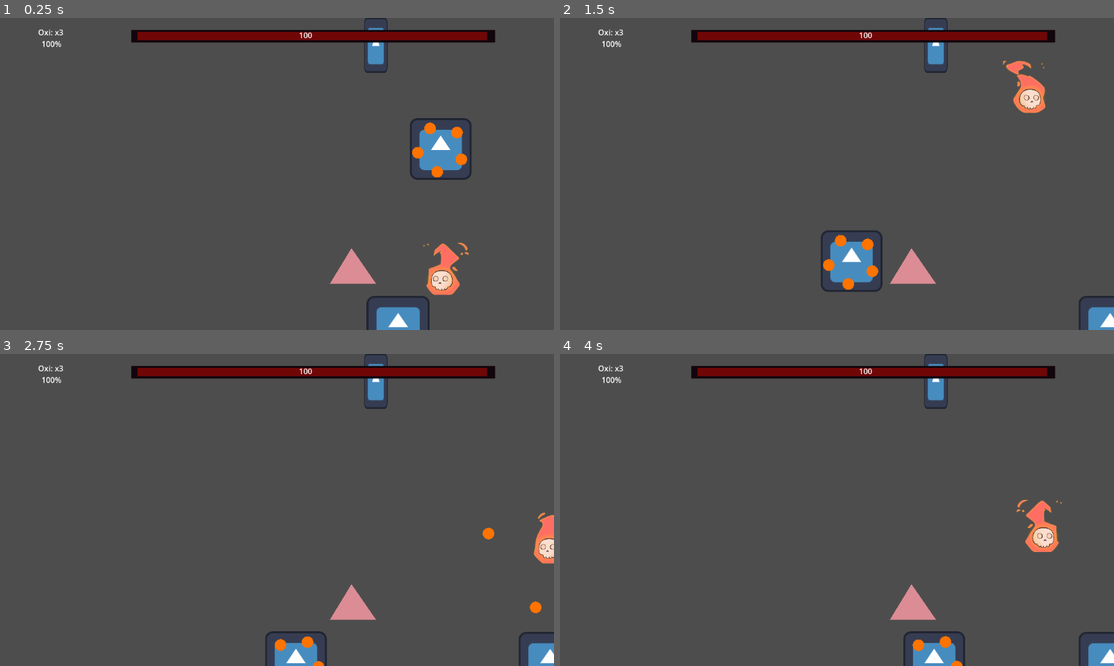
Above: before the commit, frames 1-4 (two rows, left to right).
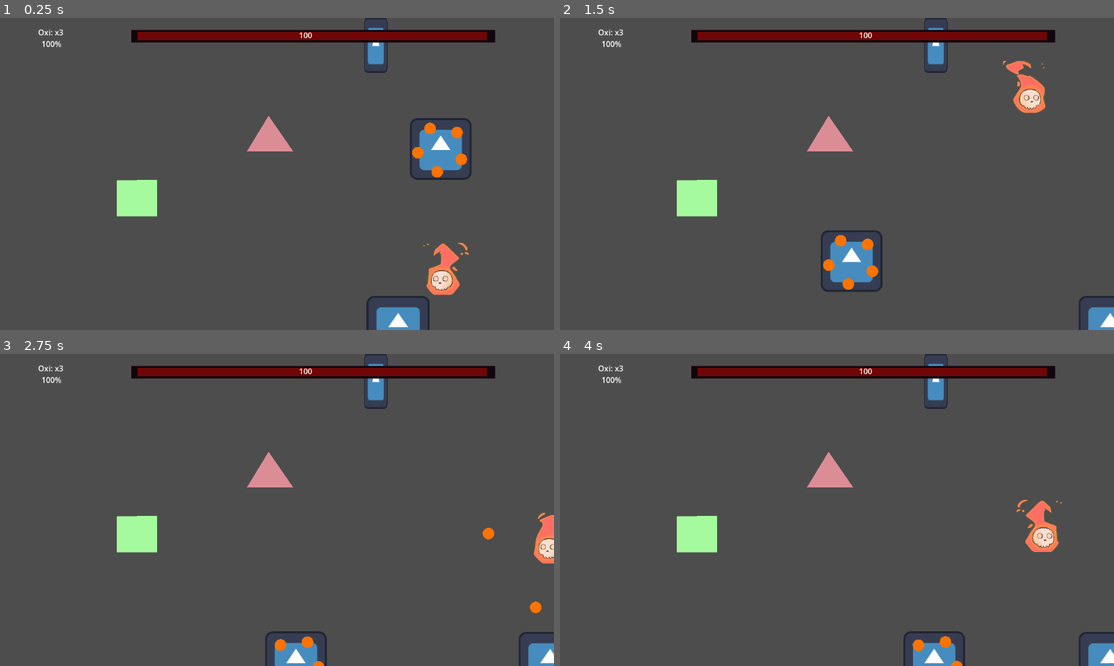
Above: after the commit, the same moments.

Repository: gsMolina02/GameJam
Game: Godot game, scene res://Scenes/escena_prueba.tscn
Two runs of this game, one before a commit and one after it. Both use one fixed random seed, a clock stepped at 60 frames per second and the inputs below. This scene is started directly instead of the project's main scene. The engine's default icon, where the game draws it, is replaced by a stand-in: a white triangle on a blue panel in a dark square.
Inputs (mouse positions are in pixels of both pictures, inside the frame that each line leads up to):
- Up to frame 1 (0.25 s): no input
- Up to frame 2 (1.5 s): tap Enter (ui_accept) at 0.5, 0.77 s; move the mouse to (958, 158) at 0.52 s; hold E (attack) 0.53-1.28 s; hold D (right) from 0.53 s (still down); click (958, 158) at 0.67 s; move the mouse to (726, 189) at 1.27 s; tap Q (switch_weapon) at 1.35 s
- Up to frame 3 (2.75 s): tap Enter (ui_accept) at 1.52 s; move the mouse to (332, 441) at 2.02 s; release D (right) at 2.03 s; hold A (left) from 2.03 s (still down); hold Space from 2.03 s (still down)
- Up to frame 4 (4 s): move the mouse to (809, 572) at 2.77 s; release A (left) at 2.78 s; release Space at 2.78 s; hold D (right) from 2.78 s (still down); tap E (attack) at 2.85 s; click (809, 572) at 2.92 s; tap Enter (ui_accept) at 3.02, 3.77 s; move the mouse to (1003, 556) at 3.52 s; tap Q (switch_weapon) at 3.6 s

The runs differ from the first frame. In frame 1, 1.8% of the frame differs, in the area x 21-68%, y 31-86%; in frame 2, 1.8%; in frame 3, 1.8%; in frame 4, 1.8%.

Commit message:
resuelto merges de leo con axel

Diff:
--- a/BomberoMichiGame/Scenes/escena_prueba.tscn
+++ b/BomberoMichiGame/Scenes/escena_prueba.tscn
@@ -16,6 +16,16 @@
 position = Vector2(305.00003, 466.00006)
 scale = Vector2(1.0224254, 0.9807179)
 objetivo = NodePath("../personajePrincipal")
+distancia_minima = null
+speed = null
+screen_margin = null
+clamp_to_viewport = null
+knockback_duration = null
+knockback_strength = null
+penetration_push = null
+dash_speed = null
+dash_duration = null
+dash_cooldown = null
 
 [node name="personajePrincipal" parent="." instance=ExtResource("2_1in75")]
 position = Vector2(512, 395.00006)
@@ -23,17 +33,47 @@
 
 [node name="jefe" parent="." instance=ExtResource("3_1in75")]
 position = Vector2(478, -76)
+direccion = null
+orbit_count = null
+orbit_radius = null
+orbit_angular_speed = null
+fire_rate = null
+respawn_delay = null
+launch_spread_deg = null
+launch_speed_multiplier = null
+max_health = null
+minion_spawn_interval = null
+min_spawn_distance = null
+speed = null
+screen_margin = null
+clamp_to_viewport = null
+knockback_duration = null
+knockback_strength = null
+penetration_push = null
+dash_speed = null
+dash_duration = null
+dash_cooldown = null
 
 [node name="Fuego" parent="." instance=ExtResource("4_gdsp3")]
-position = Vector2(246, 155)
+position = Vector2(74, -120)
 
 [node name="TanqueOxigeno" parent="." instance=ExtResource("5_qjlt0")]
-position = Vector2(-423, 108)
+position = Vector2(-660, -220)
 
 [node name="HUD" parent="." instance=ExtResource("6_qjlt0")]
 
 [node name="minion_test" parent="." instance=ExtResource("4_minions")]
 position = Vector2(482, 173)
+speed = null
+screen_margin = null
+clamp_to_viewport = null
+vida_maxima = null
+knockback_duration = null
+knockback_strength = null
+penetration_push = null
+dash_speed = null
+dash_duration = null
+dash_cooldown = null
 
 [node name="Box" parent="." instance=ExtResource("5_gdsp3")]
 position = Vector2(341, -295)
--- a/BomberoMichiGame/personajes/personaje_base.gd
+++ b/BomberoMichiGame/personajes/personaje_base.gd
@@ -33,156 +33,156 @@
 var dash_timer: float = 0.0
 
 func _ready() -> void:
-    # Inicializar vida según la export var (puedes cambiarla en cada escena)
-    vida_actual = vida_maxima
-    emit_signal("vida_actualizada", vida_actual)
+	# Inicializar vida según la export var (puedes cambiarla en cada escena)
+	vida_actual = vida_maxima
+	emit_signal("vida_actualizada", vida_actual)
 
-    # Si el nodo hijo 'Hitbox' existe, conecta su señal para detectar areas
-    if has_node("Hitbox"):
-        var hb = $Hitbox
-        var cb = Callable(self, "_on_Hitbox_area_entered")
-        if not hb.is_connected("area_entered", cb):
-            hb.connect("area_entered", cb)
+	# Si el nodo hijo 'Hitbox' existe, conecta su señal para detectar areas
+	if has_node("Hitbox"):
+		var hb = $Hitbox
+		var cb = Callable(self, "_on_Hitbox_area_entered")
+		if not hb.is_connected("area_entered", cb):
+			hb.connect("area_entered", cb)
 
 func mover_personaje(delta):
-    # Si el personaje está muerto, no moverse
-    if not vivo:
-        velocity = Vector2.ZERO
-        return
+	# Si el personaje está muerto, no moverse
+	if not vivo:
+		velocity = Vector2.ZERO
+		return
 
-    # Si hay un knockback activo, aplicarlo en prioridad sobre el input
-    if knockback_remaining > 0.0:
-        knockback_remaining -= delta
-        velocity = knockback_velocity
-        knockback_velocity = knockback_velocity.move_toward(Vector2.ZERO, knockback_strength * delta)
-        move_and_slide()
-        return
+	# Si hay un knockback activo, aplicarlo en prioridad sobre el input
+	if knockback_remaining > 0.0:
+		knockback_remaining -= delta
+		velocity = knockback_velocity
+		knockback_velocity = knockback_velocity.move_toward(Vector2.ZERO, knockback_strength * delta)
+		move_and_slide()
+		return
 
-    # Si está haciendo dash, manejar el dash por frame
-    if is_dashing:
-        _handle_dash(delta)
-        return
+	# Si está haciendo dash, manejar el dash por frame
+	if is_dashing:
+		_handle_dash(delta)
+		return
 
-    # Movimiento normal y lectura de input
-    var input_vector = Input.get_vector("left", "right", "up", "down")
-    velocity = input_vector * speed
-    move_and_slide()
+	# Movimiento normal y lectura de input
+	var input_vector = Input.get_vector("left", "right", "up", "down")
+	velocity = input_vector * speed
+	move_and_slide()
 
-    # Mantener en viewport si se quiere
-    keep_in_viewport()
+	# Mantener en viewport si se quiere
+	keep_in_viewport()
 
 # --- Vida ---
 func recibir_dano(cantidad: int):
-    if not vivo:
-        return
-    vida_actual = max(0, vida_actual - cantidad)
-    emit_signal("vida_actualizada", vida_actual)
-    print(self.name, " - Daño recibido. Vida:", vida_actual)
-    if vida_actual == 0:
-        _vencer()
+	if not vivo:
+		return
+	vida_actual = max(0, vida_actual - cantidad)
+	emit_signal("vida_actualizada", vida_actual)
+	print(self.name, " - Daño recibido. Vida:", vida_actual)
+	if vida_actual == 0:
+		_vencer()
 
 func curar(cantidad: int):
-    # Permitir curar si estaba vivo; si quieres que un pickup reviva, elimina la comprobación
-    if not vivo:
-        # Si quieres permitir curar desde 0 para revivir, comenta la siguiente línea
-        return
-    vida_actual = min(vida_maxima, vida_actual + cantidad)
-    emit_signal("vida_actualizada", vida_actual)
-    print(self.name, " - Curado. Vida:", vida_actual)
+	# Permitir curar si estaba vivo; si quieres que un pickup reviva, elimina la comprobación
+	if not vivo:
+		# Si quieres permitir curar desde 0 para revivir, comenta la siguiente línea
+		return
+	vida_actual = min(vida_maxima, vida_actual + cantidad)
+	emit_signal("vida_actualizada", vida_actual)
+	print(self.name, " - Curado. Vida:", vida_actual)
 
 func _vencer():
-    vivo = false
-    emit_signal("personaje_muerto")
-    print(self.name, " - Ha muerto. Movilidad desactivada.")
-    if has_node("CollisionShape2D"):
-        $CollisionShape2D.disabled = true
+	vivo = false
+	emit_signal("personaje_muerto")
+	print(self.name, " - Ha muerto. Movilidad desactivada.")
+	if has_node("CollisionShape2D"):
+		$CollisionShape2D.disabled = true
 
 # --- Detección por Hitbox ---
 func _on_Hitbox_area_entered(area):
-    # SOLO procesar fuego/pickups si este personaje es el personaje principal
-    if not is_in_group("player_main"):
-        return
+	# SOLO procesar fuego/pickups si este personaje es el personaje principal
+	if not is_in_group("player_main"):
+		return
 
-    # Daño por fuego (grupo 'fuego')
-    if area.is_in_group("fuego"):
-        recibir_dano(1)
-        var dir = (global_position - area.global_position).normalized()
-        if dir == Vector2.ZERO:
-            dir = Vector2.UP
-        global_position += dir * penetration_push
-        knockback_velocity = dir * knockback_strength
-        knockback_remaining = knockback_duration
-        print(self.name, " - Knockback aplicado, dir:", dir, "vel:", knockback_velocity)
-        return
+	# Daño por fuego (grupo 'fuego')
+	if area.is_in_group("fuego"):
+		recibir_dano(1)
+		var dir = (global_position - area.global_position).normalized()
+		if dir == Vector2.ZERO:
+			dir = Vector2.UP
+		global_position += dir * penetration_push
+		knockback_velocity = dir * knockback_strength
+		knockback_remaining = knockback_duration
+		print(self.name, " - Knockback aplicado, dir:", dir, "vel:", knockback_velocity)
+		return
 
-    # Si el area es 'ataque_enemigo' (si lo usáis)
-    if area.is_in_group("ataque_enemigo"):
-        recibir_dano(1)
-        return
+	# Si el area es 'ataque_enemigo' (si lo usáis)
+	if area.is_in_group("ataque_enemigo"):
+		recibir_dano(1)
+		return
 
-    # Pickup de vida
-    if area.is_in_group("pickup_vida"):
-        # Si quieres que un pickup te reviva cuando estuviste a 0,
-        # cambia curar() para permitir curar aunque !vivo.
-        curar(1)
-        area.queue_free()
-        return
+	# Pickup de vida
+	if area.is_in_group("pickup_vida"):
+		# Si quieres que un pickup te reviva cuando estuviste a 0,
+		# cambia curar() para permitir curar aunque !vivo.
+		curar(1)
+		area.queue_free()
+		return
 
 # --- Dash functions (from main) ---
 func _start_dash(direction: Vector2) -> void:
-    """Inicia el dash en la dirección especificada (implementación base)."""
-    if not can_dash:
-        return
-    if direction == Vector2.ZERO:
-        return
-    is_dashing = true
-    can_dash = false
-    dash_direction = direction.normalized()
-    dash_timer = dash_duration
-    print_debug("[base] _start_dash called. direction:", dash_direction, "dash_timer:", dash_timer, "dash_speed:", dash_speed)
+	"""Inicia el dash en la dirección especificada (implementación base)."""
+	if not can_dash:
+		return
+	if direction == Vector2.ZERO:
+		return
+	is_dashing = true
+	can_dash = false
+	dash_direction = direction.normalized()
+	dash_timer = dash_duration
+	print_debug("[base] _start_dash called. direction:", dash_direction, "dash_timer:", dash_timer, "dash_speed:", dash_speed)
 
 func _handle_dash(delta) -> void:
-    dash_timer -= delta
+	dash_timer -= delta
 
-    if dash_timer <= 0:
-        # Terminar el dash
-        is_dashing = false
-        velocity = Vector2.ZERO
+	if dash_timer <= 0:
+		# Terminar el dash
+		is_dashing = false
+		velocity = Vector2.ZERO
 
-        # Iniciar cooldown
-        can_dash = false
-        # esperar el cooldown (asíncrono)
-        await get_tree().create_timer(dash_cooldown).timeout
-        can_dash = true
-    else:
-        # Mantener la velocidad del dash
-        velocity = dash_direction * dash_speed
-        move_and_slide()
+		# Iniciar cooldown
+		can_dash = false
+		# esperar el cooldown (asíncrono)
+		await get_tree().create_timer(dash_cooldown).timeout
+		can_dash = true
+	else:
+		# Mantener la velocidad del dash
+		velocity = dash_direction * dash_speed
+		move_and_slide()
 
 # --- Mantener en viewport ---
 func keep_in_viewport(margin := screen_margin) -> void:
-    if not clamp_to_viewport:
-        return
+	if not clamp_to_viewport:
+		return
 
-    var vp = get_viewport()
-    if vp == null:
-        return
+	var vp = get_viewport()
+	if vp == null:
+		return
 
-    var cam := vp.get_camera_2d()
-    if cam:
-        var vp_size = vp.get_visible_rect().size
-        var world_size = vp_size * cam.zoom
-        var world_pos = cam.global_position - world_size * 0.5
-        var min_x_cam = world_pos.x + margin
-        var min_y_cam = world_pos.y + margin
-        var max_x_cam = world_pos.x + world_size.x - margin
-        var max_y_cam = world_pos.y + world_size.y - margin
-        global_position.x = clamp(global_position.x, min_x_cam, max_x_cam)
-        global_position.y = clamp(global_position.y, min_y_cam, max_y_cam)
-        return
+	var cam := vp.get_camera_2d()
+	if cam:
+		var vp_size = vp.get_visible_rect().size
+		var world_size = vp_size * cam.zoom
+		var world_pos = cam.global_position - world_size * 0.5
+		var min_x_cam = world_pos.x + margin
+		var min_y_cam = world_pos.y + margin
+		var max_x_cam = world_pos.x + world_size.x - margin
+		var max_y_cam = world_pos.y + world_size.y - margin
+		global_position.x = clamp(global_position.x, min_x_cam, max_x_cam)
+		global_position.y = clamp(global_position.y, min_y_cam, max_y_cam)
+		return
 
-    # Fallback a viewport rect
-    var rect = vp.get_visible_rect()
-    var x = clamp(global_position.x, rect.position.x + margin, rect.position.x + rect.size.x - margin)
-    var y = clamp(global_position.y, rect.position.y + margin, rect.position.y + rect.size.y - margin)
-    global_position = Vector2(x, y)
+	# Fallback a viewport rect
+	var rect = vp.get_visible_rect()
+	var x = clamp(global_position.x, rect.position.x + margin, rect.position.x + rect.size.x - margin)
+	var y = clamp(global_position.y, rect.position.y + margin, rect.position.y + rect.size.y - margin)
+	global_position = Vector2(x, y)
--- a/BomberoMichiGame/personajes/personaje_principal/personaje_principal.gd
+++ b/BomberoMichiGame/personajes/personaje_principal/personaje_principal.gd
@@ -129,6 +129,7 @@
 		shape.size = Vector2(hose_range * tile_size, hose_width)
 		collision.shape = shape
 		collision.position = Vector2((hose_range * tile_size) / 2.0, 0) + hose_nozzle_offset
+		collision.disabled = true  # Desactivar la colisión por defecto
 		hose_area.add_child(collision)
 
 		hose_area.monitoring = false
@@ -370,9 +371,14 @@
 	is_using_hose = true
 	emit_signal("hose_activated")
 
-	# Activar área de detección
+	# Activar área de detección Y su CollisionShape2D
 	if hose_area:
 		hose_area.monitoring = true
+		# Activar el CollisionShape2D para que sea visible/activo
+		if hose_area.get_child_count() > 0:
+			var collision = hose_area.get_child(0)
+			if collision is CollisionShape2D:
+				collision.disabled = false
 
 	# Activar raycast
 	if hose_raycast:
@@ -396,9 +402,14 @@
 	is_using_hose = false
 	emit_signal("hose_deactivated")
 
-	# Desactivar área de detección
+	# Desactivar área de detección Y su CollisionShape2D
 	if hose_area:
 		hose_area.monitoring = false
+		# Desactivar el CollisionShape2D para que no sea visible
+		if hose_area.get_child_count() > 0:
+			var collision = hose_area.get_child(0)
+			if collision is CollisionShape2D:
+				collision.disabled = true
 
 	# Desactivar raycast
 	if hose_raycast:
Not shown: 1 places in BomberoMichiGame/Scenes/escena_prueba.tscn that only renumber resources
